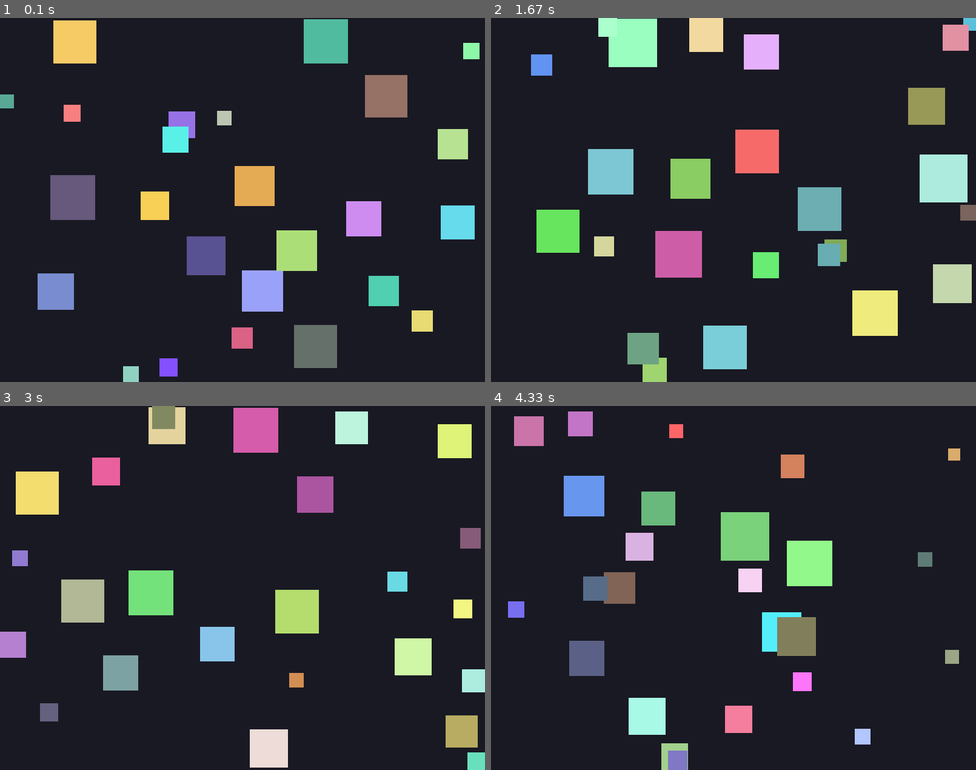
Above: before the commit, frames 1-4 (two rows, left to right).
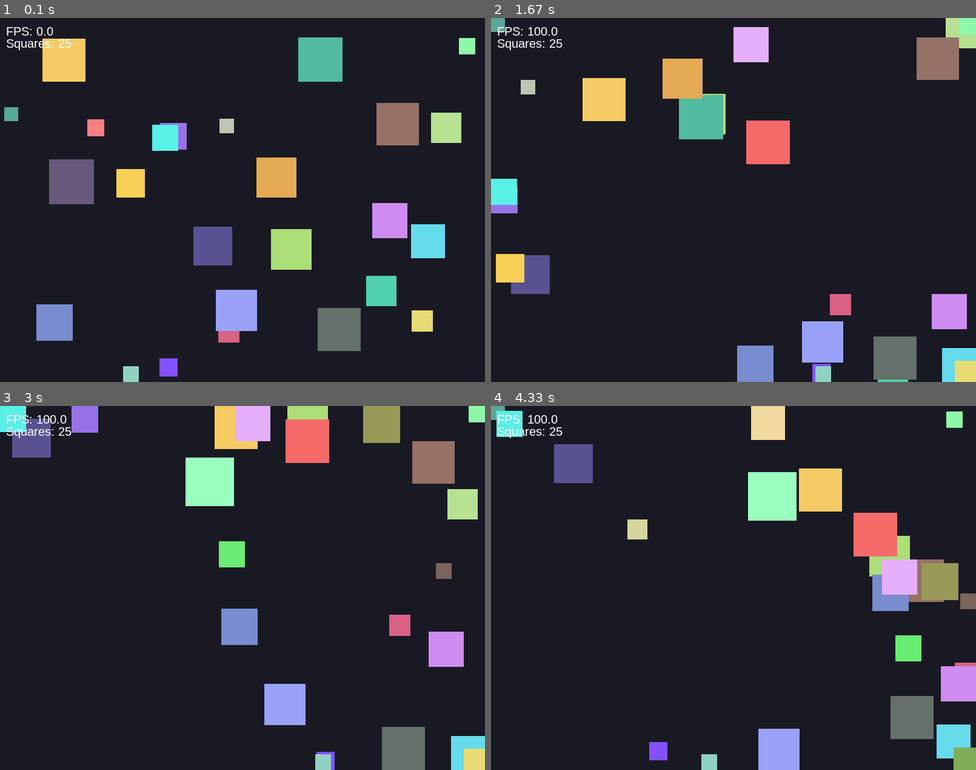
Above: after the commit, the same moments.

Repository: AbdullahSalman1/lab8-pygame
Game: pygame game, started from main_dict.py
Same seed, same stepped clock (60 frames per second), same inputs: the game is played once before the commit and once after it.
Inputs:
- Up to frame 1 (0.1 s): no input
- Up to frame 2 (1.67 s): no input
- Up to frame 3 (3 s): no input
- Up to frame 4 (4.33 s): no input

The runs differ from the first frame. In frame 1, 17% of the frame differs, in the area x 0-99%, y 0-97%; in frame 2, 27%, in the area x 0-100%, y 0-100%; in frame 3, 26%; in frame 4, 23%.

Commit message:
Implemented Chasing functionality

Diff:
--- a/main_dict.py
+++ b/main_dict.py
@@ -1,7 +1,6 @@
 from __future__ import annotations
 
 import random
-
 import pygame
 
 
@@ -12,24 +11,29 @@
     return (dx**2 + dy**2) ** 0.5
 
 
-
-
-
-
-def should_flee(small_square: dict, big_square: dict, flee_radius: float) -> bool:
-    """Determine if the small square should flee from the big square."""
-
-    small_pos = (small_square["x"] + small_square["size"] / 2, small_square["y"] + small_square["size"] / 2)
-    big_pos = (big_square["x"] + big_square["size"] / 2, big_square["y"] + big_square["size"] / 2)
-
-    distance = calculate_distance(small_pos, big_pos)
-    return distance < flee_radius
-
-
-
-
-
-
+# def should_flee(small_square: dict, big_square: dict, flee_radius: float) -> bool:
+#     """Determine if the small square should flee from the big square."""
+#
+#     small_pos = (small_square["x"] + small_square["size"] / 2, small_square["y"] + small_square["size"] / 2)
+#     big_pos = (big_square["x"] + big_square["size"] / 2, big_square["y"] + big_square["size"] / 2)
+#
+#     distance = calculate_distance(small_pos, big_pos)
+#     return distance < flee_radius
+
+
+def is_close_enough(square1: dict, square2: dict, radius: float) -> bool:
+    x1 = square1["x"] + square1["size"] / 2
+    y1 = square1["y"] + square1["size"] / 2
+
+    x2 = square2["x"] + square2["size"] / 2
+    y2 = square2["y"] + square2["size"] / 2
+
+    dx = x1 - x2
+    dy = y1 - y2
+
+    distance = (dx * dx + dy * dy) ** 0.5
+
+    return distance <= radius
 
 
 def flee_away(small_square: dict, big_square: dict) -> None:
@@ -43,27 +47,51 @@
     dx = small_pos[0] - big_pos[0]
     dy = small_pos[1] - big_pos[1]
 
-    # Normalize the direction vector
     distance = calculate_distance(small_pos, big_pos)
     if distance == 0:
-        return  # Avoid division by zero
+        return
 
     norm_dx = dx / distance
     norm_dy = dy / distance
 
-    # Scale by the small square's speed
     speed = ((MAX_SIZE - small_square["size"]) / (MAX_SIZE - MIN_SIZE)) * (MAX_SPEED - 1) + 1
     small_square["vx"] = norm_dx * speed
     small_square["vy"] = norm_dy * speed
 
+
 """Dictionary-based Pygame demo: 10 squares move randomly on a canvas.
 
 This version uses dictionaries instead of classes/dataclasses.
 """
 
+
 def is_expired(square: dict) -> bool:
     current_time = pygame.time.get_ticks()
-    return current_time - square["created_at"] > SQUARE_LIFESPAN
+    return current_time - square["created_at"] > square["lifespan"]
+
+
+def chase_towards(bigger_square, smaller_square):
+    # move bigger square towards smaller square
+    bigger_pos = (bigger_square["x"] + bigger_square["size"] / 2,
+                  bigger_square["y"] + bigger_square["size"] / 2)
+    smaller_pos = (smaller_square["x"] + smaller_square["size"] / 2,
+                   smaller_square["y"] + smaller_square["size"] / 2)
+
+    dx = smaller_pos[0] - bigger_pos[0]
+    dy = smaller_pos[1] - bigger_pos[1]
+
+    distance = calculate_distance(bigger_pos, smaller_pos)
+    if distance == 0:
+        return
+
+    norm_dx = dx / distance
+    norm_dy = dy / distance
+
+    base_speed = ((MAX_SIZE - bigger_square["size"]) / (MAX_SIZE - MIN_SIZE)) * (MAX_SPEED - 1) + 1
+    speed = base_speed * 1.1  # chase boost
+
+    bigger_square["vx"] = norm_dx * speed
+    bigger_square["vy"] = norm_dy * speed
 
 
 # Window and simulation constants
@@ -73,16 +101,13 @@
 SQUARE_COUNT = 25
 MIN_SIZE = 20
 MAX_SIZE = 80
-MAX_SPEED = 8  # Increase max speed for small boxes
+MAX_SPEED = 8
 BACKGROUND_COLOR = (25, 25, 35)
 SQUARE_LIFESPAN = 1000
 
 
 def random_color() -> tuple[int, int, int]:
-    """Return a random RGB color.
-
-    TODO: Replace random colors with a selected color theme.
-    """
+    """Return a random RGB color."""
     return (
         random.randint(80, 255),
         random.randint(80, 255),
@@ -91,24 +116,14 @@
 
 
 def create_square() -> dict:
-    """Create one square as a dictionary.
-
-    Expected keys:
-    - x, y: current position
-    - vx, vy: velocity
-    - size: side length in pixels
-    - color: RGB color tuple
-
-    TODO: Prevent squares from spawning on top of each other.
-    """
+    """Create one square as a dictionary."""
     size = random.randint(MIN_SIZE, MAX_SIZE)
     created_at = pygame.time.get_ticks()
-
+    lifespan = random.randint(500, 10000)
 
     x = random.uniform(0, WIDTH - size)
     y = random.uniform(0, HEIGHT - size)
-    # Speed inversely proportional to size (smaller = faster, bigger = slower)
-    # Scale so min size gets MAX_SPEED, max size gets min speed (e.g., 1)
+
     speed = ((MAX_SIZE - size) / (MAX_SIZE - MIN_SIZE)) * (MAX_SPEED - 1) + 1
     vx = random.choice([-1, 1]) * speed
     vy = random.choice([-1, 1]) * speed
@@ -121,47 +136,38 @@
         "size": size,
         "color": random_color(),
         "created_at": created_at,
+        "lifespan": lifespan,
     }
 
 
 def create_squares(count: int) -> list[dict]:
-    """Create a list of square dictionaries.
-
-    TODO: Read count from CLI arguments or keyboard input.
-    """
     return [create_square() for _ in range(count)]
 
 
 def update_square(square: dict) -> None:
-    """Update position and bounce square on window bounds.
-
-    TODO: Add optional random direction changes every N frames.
-    """
     square["x"] += square["vx"]
     square["y"] += square["vy"]
 
-    # Horizontal bounceclesr
-    if square["x"] <= 0:
+    # Horizontal bounce
+    if square["x"] < 0:
         square["x"] = 0
         square["vx"] *= -1
-    elif square["x"] + square["size"] >= WIDTH:
+
+    elif square["x"] + square["size"] > WIDTH:
         square["x"] = WIDTH - square["size"]
         square["vx"] *= -1
 
     # Vertical bounce
-    if square["y"] <= 0:
+    if square["y"] < 0:
         square["y"] = 0
         square["vy"] *= -1
-    elif square["y"] + square["size"] >= HEIGHT:
+
+    elif square["y"] + square["size"] > HEIGHT:
         square["y"] = HEIGHT - square["size"]
         square["vy"] *= -1
 
 
 def draw_square(screen: pygame.Surface, square: dict) -> None:
-    """Draw one square dictionary.
-
-    TODO: Draw labels or IDs on squares for debugging.
-    """
     pygame.draw.rect(
         screen,
         square["color"],
@@ -175,10 +181,6 @@
 
 
 def handle_events() -> bool:
-    """Handle window events. Return False when user quits.
-
-    TODO: Add keyboard controls (pause/reset/speed changes).
-    """
     for event in pygame.event.get():
         if event.type == pygame.QUIT:
             return False
@@ -193,22 +195,21 @@
 
     squares = create_squares(SQUARE_COUNT)
 
+    font = pygame.font.SysFont("Arial", 20)  # FIXED: moved outside loop
+
     running = True
     while running:
         running = handle_events()
-
 
         new_squares = []
         for square in squares:
             if not is_expired(square):
                 new_squares.append(square)
 
-
         while len(new_squares) < SQUARE_COUNT:
             new_squares.append(create_square())
 
         squares = new_squares
-
 
         for small in squares:
             for big in squares:
@@ -216,18 +217,27 @@
                     continue
 
                 if small["size"] < big["size"]:
-                    if should_flee(small, big, flee_radius=120):
+                    if is_close_enough(small, big, 120):
                         flee_away(small, big)
 
+                    elif is_close_enough(big, small, 200):  # FIXED: elif prevents overwrite
+                        chase_towards(big, small)
 
         for square in squares:
             update_square(square)
 
-
         screen.fill(BACKGROUND_COLOR)
+
         for square in squares:
             draw_square(screen, square)
 
+        fps = clock.get_fps()
+        fps_text = font.render(f"FPS: {fps:.1f}", True, (255, 255, 255))
+        count_text = font.render(f"Squares: {len(squares)}", True, (255, 255, 255))
+
+        screen.blit(fps_text, (10, 10))
+        screen.blit(count_text, (10, 30))
+
         pygame.display.flip()
         clock.tick(FPS)
 
